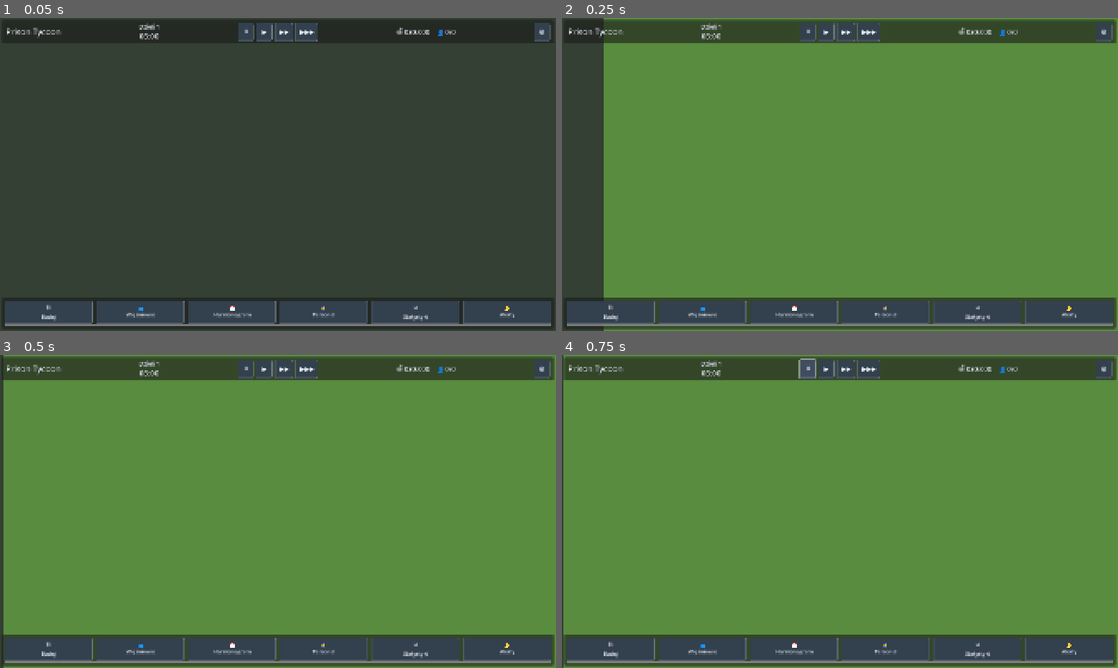
Above: before the commit, frames 1-4 (two rows, left to right).
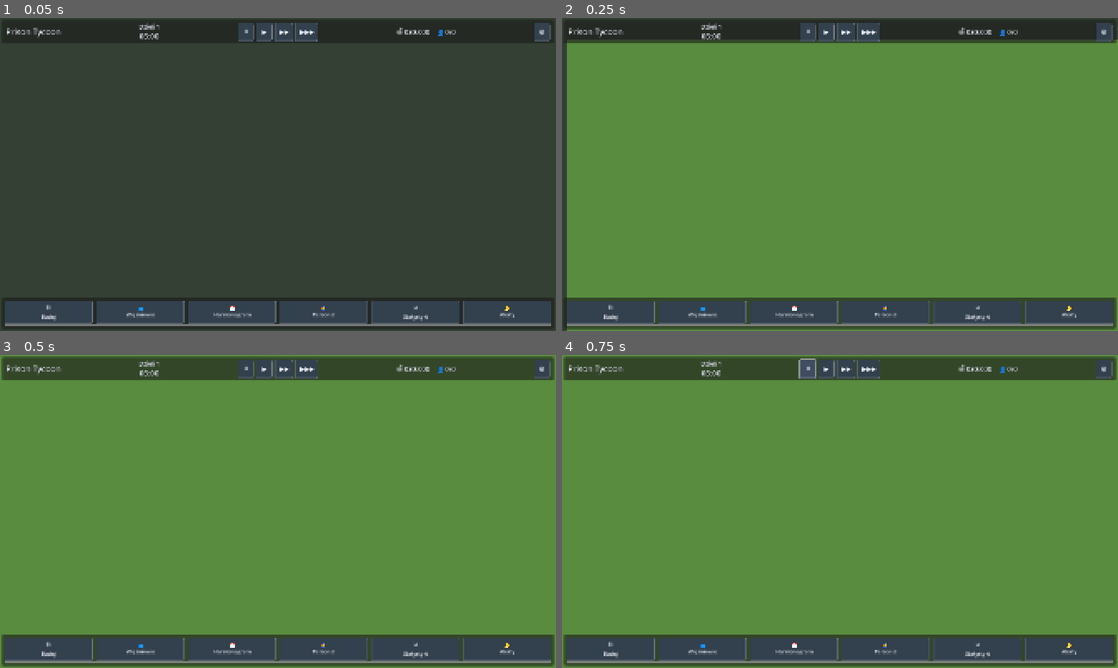
Above: after the commit, the same moments.

Repository: My4tic/PrisonTycoon
Game: Godot game, scene res://scenes/main.tscn
Two runs of this game, one before a commit and one after it. Both use one fixed random seed, a clock stepped at 60 frames per second and the inputs below.
Inputs:
- Up to frame 1 (0.05 s): no input
- Up to frame 2 (0.25 s): no input
- Up to frame 3 (0.5 s): no input
- Up to frame 4 (0.75 s): click "⏸" at 0.5 s

Frame 1 is identical in both runs. In frame 2, 11% of the frame differs, in the area x 0-100%, y 0-100%; in frame 3, 0.6%; in frame 4, 0.2%.

Commit message:
Fix building placement system - input handling and terrain validation
- Fix UI blocking mouse input by setting mouse_filter=IGNORE on SafeArea and HUD
- Add _input() handler in build_mode_controller for direct click capture
- Add UI click detection to prevent placing buildings when clicking menu
- Add terrain bounds validation - buildings can only be placed on drawn terrain
- Fix coordinate conversion using manual calculation instead of tilemap
- Remove all debug print statements

🤖 Generated with [Claude Code](https://claude.com/claude-code)

Co-Authored-By: Claude <noreply@anthropic.com>

Diff:
--- a/scenes/main.tscn
+++ b/scenes/main.tscn
@@ -36,6 +36,7 @@
 anchor_bottom = 1.0
 grow_horizontal = 2
 grow_vertical = 2
+mouse_filter = 2
 theme = ExtResource("2_theme")
 theme_override_constants/margin_left = 16
 theme_override_constants/margin_top = 16
@@ -46,6 +47,7 @@
 layout_mode = 2
 size_flags_horizontal = 3
 size_flags_vertical = 3
+mouse_filter = 2
 
 [node name="TopBar" type="PanelContainer" parent="UI/SafeArea/HUD"]
 layout_mode = 1
--- a/scripts/autoload/building_manager.gd
+++ b/scripts/autoload/building_manager.gd
@@ -221,7 +221,7 @@
 	if not EconomyManager.can_afford(cost):
 		return false
 
-	# Sprawdź czy wszystkie komórki są wolne
+	# Sprawdź czy wszystkie komórki są wolne i mają teren
 	for x in range(size.x):
 		for y in range(size.y):
 			var cell := Vector2i(grid_position.x + x, grid_position.y + y)
@@ -232,6 +232,11 @@
 			if cell.x < 0 or cell.x >= Constants.GRID_WIDTH:
 				return false
 			if cell.y < 0 or cell.y >= Constants.GRID_HEIGHT:
+				return false
+
+			# Sprawdź czy jest teren na tej komórce
+			var terrain := GridManager.get_terrain(cell)
+			if terrain == Vector2i(-1, -1):
 				return false
 
 	return true
@@ -251,6 +256,10 @@
 				return "Poza granicami mapy"
 			if is_cell_occupied(cell):
 				return "Teren zajęty"
+			# Sprawdź czy jest teren
+			var terrain := GridManager.get_terrain(cell)
+			if terrain == Vector2i(-1, -1):
+				return "Brak terenu"
 
 	return ""
 
--- a/scripts/autoload/grid_manager.gd
+++ b/scripts/autoload/grid_manager.gd
@@ -181,14 +181,23 @@
 func _setup_initial_terrain() -> void:
 	if tilemap == null:
 		return
-	# Wypełnij całą mapę trawą jako bazowy teren
-	# Używamy małego obszaru startowego dla wydajności
-	var start_size: int = 30  # 30x30 tiles na start
-	var start_x: int = (Constants.GRID_WIDTH - start_size) / 2
-	var start_y: int = (Constants.GRID_HEIGHT - start_size) / 2
-
-	for x in range(start_size):
-		for y in range(start_size):
+
+	# Oblicz widoczny obszar na podstawie viewportu i kamery
+	# Viewport: 1920x1080, Tile: 64px
+	# Widoczne: ~30 tiles szerokości, ~17 tiles wysokości
+	# Dodajemy margines i centrujemy na środku mapy (50, 50)
+
+	var visible_tiles_x: int = ceili(1920.0 / Constants.TILE_SIZE) + 4  # ~34 tiles
+	var visible_tiles_y: int = ceili(1080.0 / Constants.TILE_SIZE) + 4  # ~21 tiles
+
+	var center_x: int = Constants.GRID_WIDTH / 2  # 50
+	var center_y: int = Constants.GRID_HEIGHT / 2  # 50
+
+	var start_x: int = center_x - visible_tiles_x / 2
+	var start_y: int = center_y - visible_tiles_y / 2
+
+	for x in range(visible_tiles_x):
+		for y in range(visible_tiles_y):
 			set_terrain(Vector2i(start_x + x, start_y + y), TERRAIN_GRASS)
 
 
@@ -416,12 +425,11 @@
 # KONWERSJA WSPÓŁRZĘDNYCH
 # =============================================================================
 func world_to_grid(world_pos: Vector2) -> Vector2i:
-	if tilemap == null:
-		return Vector2i(
-			floori(world_pos.x / Constants.TILE_SIZE),
-			floori(world_pos.y / Constants.TILE_SIZE)
-		)
-	return tilemap.local_to_map(world_pos)
+	# Zawsze używaj ręcznego przeliczenia - tilemap.local_to_map może dawać błędne wyniki
+	return Vector2i(
+		floori(world_pos.x / Constants.TILE_SIZE),
+		floori(world_pos.y / Constants.TILE_SIZE)
+	)
 
 
 func grid_to_world(grid_pos: Vector2i) -> Vector2:
--- a/scripts/buildings/build_ghost.gd
+++ b/scripts/buildings/build_ghost.gd
@@ -25,6 +25,7 @@
 # =============================================================================
 func _ready() -> void:
 	visible = false
+	z_index = 100  # Renderuj ponad terenem i budynkami
 	_update_visual()
 
 
--- a/scripts/buildings/building.gd
+++ b/scripts/buildings/building.gd
@@ -38,6 +38,7 @@
 # =============================================================================
 func _ready() -> void:
 	add_to_group("buildings")
+	z_index = 10  # Renderuj ponad terenem
 	_update_visual()
 
 
--- a/scripts/controllers/build_mode_controller.gd
+++ b/scripts/controllers/build_mode_controller.gd
@@ -23,6 +23,9 @@
 # Sceny
 var _building_scene: PackedScene = null
 
+# Debug
+var _debug_shown: bool = false
+
 
 # =============================================================================
 # INICJALIZACJA
@@ -30,6 +33,43 @@
 func _ready() -> void:
 	_building_scene = preload("res://scenes/buildings/building.tscn")
 	_connect_signals()
+
+
+# Przechwytuj input bezpośrednio (nie przez _unhandled_input)
+func _input(event: InputEvent) -> void:
+	if not is_active:
+		return
+
+	# Obsługa kliknięcia myszy - musi być tu bo _unhandled_input nie dostaje kliknięć
+	if event is InputEventMouseButton:
+		var mouse_event := event as InputEventMouseButton
+
+		# Ignoruj kliknięcia na UI (menu budowania)
+		if _is_click_on_ui(mouse_event.position):
+			return
+
+		if mouse_event.button_index == MOUSE_BUTTON_LEFT and mouse_event.pressed:
+			_try_place_building(mouse_event.position)
+			get_viewport().set_input_as_handled()
+		elif mouse_event.button_index == MOUSE_BUTTON_RIGHT and mouse_event.pressed:
+			exit_build_mode()
+			get_viewport().set_input_as_handled()
+
+
+func _is_click_on_ui(screen_pos: Vector2) -> bool:
+	# Sprawdź czy kliknięcie jest na widocznym menu budowania
+	if build_menu and build_menu.visible:
+		var menu_rect: Rect2 = build_menu.get_global_rect()
+		if menu_rect.has_point(screen_pos):
+			return true
+
+	# Sprawdź czy kliknięcie jest na górnym lub dolnym pasku (poza obszarem gry)
+	# TopBar: 0-72px, BottomBar: od dołu 96px
+	var viewport_size: Vector2 = get_viewport().get_visible_rect().size
+	if screen_pos.y < 80 or screen_pos.y > viewport_size.y - 110:
+		return true
+
+	return false
 
 
 func _connect_signals() -> void:
@@ -54,6 +94,7 @@
 func enter_build_mode(building_type: Enums.BuildingType = Enums.BuildingType.CELL_SINGLE) -> void:
 	is_active = true
 	selected_building_type = building_type
+	_debug_shown = false
 
 	if build_ghost:
 		build_ghost.set_building_type(building_type)
@@ -100,21 +141,11 @@
 	if not is_active:
 		return false
 
-	# Obsługa ruchu myszy
+	# Obsługa ruchu myszy (kliknięcia obsługiwane w _input)
 	if event is InputEventMouseMotion:
 		var mouse_motion := event as InputEventMouseMotion
 		_update_ghost_position(mouse_motion.position)
 		return true
-
-	# Obsługa kliknięcia myszy
-	if event is InputEventMouseButton:
-		var mouse_event := event as InputEventMouseButton
-		if mouse_event.button_index == MOUSE_BUTTON_LEFT and mouse_event.pressed:
-			_try_place_building(mouse_event.position)
-			return true
-		elif mouse_event.button_index == MOUSE_BUTTON_RIGHT and mouse_event.pressed:
-			exit_build_mode()
-			return true
 
 	# Obsługa dotyku (touch)
 	if event is InputEventScreenTouch:
@@ -172,14 +203,11 @@
 
 func _try_place_building(screen_pos: Vector2) -> void:
 	if not build_ghost:
-		print("DEBUG: build_ghost is null")
-		return
-
-	# Aktualizuj pozycję ghost na wszelki wypadek
+		return
+
+	# Aktualizuj pozycję ghost
 	var world_pos: Vector2 = _screen_to_world(screen_pos)
 	build_ghost.update_position(world_pos)
-
-	print("DEBUG: Próba umieszczenia na pozycji grid: ", build_ghost.grid_position, " valid: ", build_ghost.is_valid)
 
 	# Próbuj umieścić budynek
 	if build_ghost.try_place():
@@ -187,15 +215,12 @@
 		var building_id = -1
 		if BuildingManager.buildings.size() > 0:
 			building_id = BuildingManager.buildings.keys().max()
-		print("DEBUG: Budynek umieszczony, ID: ", building_id)
 		_spawn_building_visual(
 			building_id,
 			selected_building_type,
 			build_ghost.grid_position,
 			build_ghost.grid_size
 		)
-	else:
-		print("DEBUG: Nie można umieścić - ", build_ghost.get_placement_error())
 
 
 func _spawn_building_visual(building_id: int, building_type: Enums.BuildingType, grid_pos: Vector2i, grid_size: Vector2i) -> void:
@@ -216,8 +241,6 @@
 	# Ukryj menu żeby można było umieścić budynek
 	if build_menu:
 		build_menu.hide_menu()
-	# Pokaż instrukcję
-	print("Kliknij na mapie aby umieścić budynek. Prawy przycisk/ESC aby anulować.")
 
 
 func _on_menu_closed() -> void:
